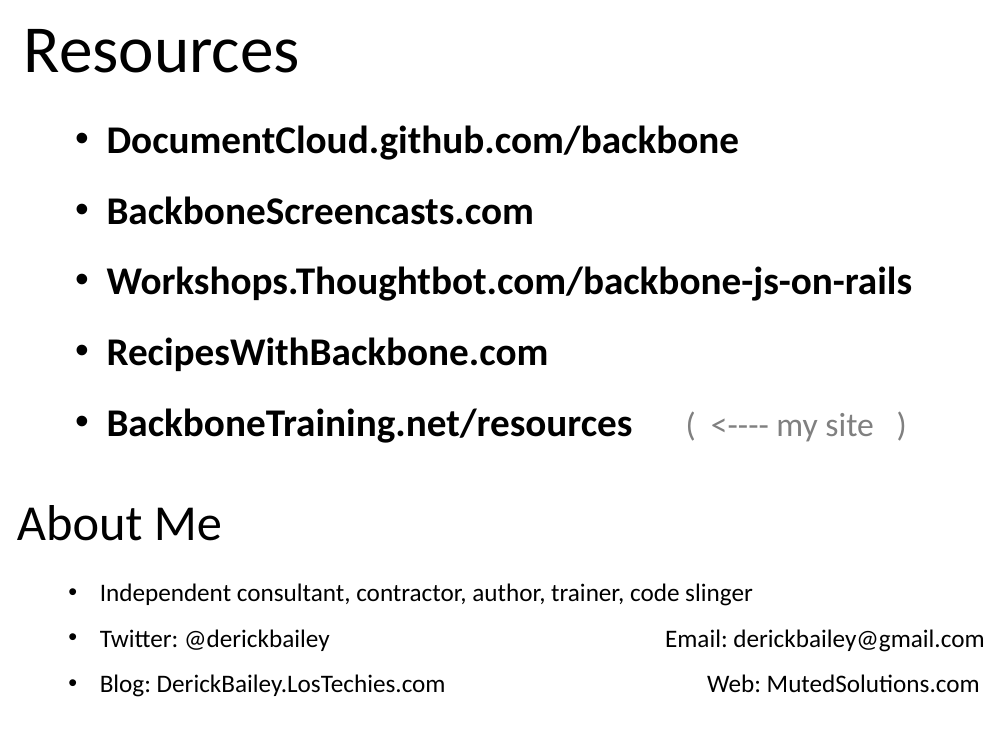
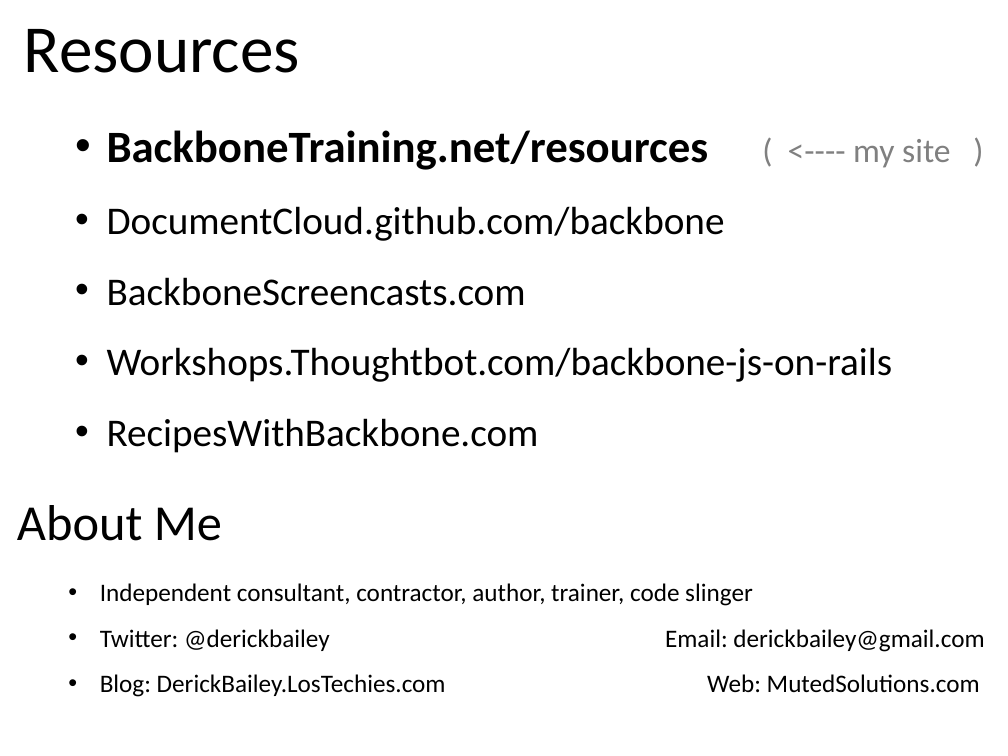
Before and after one commit to mxriverlynn/backbone.presentation, a slide deck: slide 16 of backbone.presentation.pptx. Drawn at 1008x756 pixels with LibreOffice and Linux fonts; fonts in the diff are those of the drawing. Boxes give left, top, right and bottom in pixels: in the first picture for what was removed or moved away, otherwise in the second. Text is boxed around its words. In the diff, an @@ line names an element or a change of style, - is before the commit and + after.

Commit message:
saved the file again... don't remember if i changed anything :P

```diff
--- a/backbone.presentation.pptx
+++ b/backbone.presentation.pptx
@@ text at <box>107,130,950,170</box>: paragraph added @@
+• BackboneTraining.net/resources ( <---- my site )
@@ text at <box>107,206,893,453</box>: bold off in "DocumentCloud.github.com/backbone", "BackboneScreencasts.com", "Workshops.Thoughtbot.com/backbone-js-on-rails", "RecipesWithBackbone.com" @@
@@ text at <box>107,408,873,443</box>: paragraph removed @@
-• BackboneTraining.net/resources ( <---- my site )
```
